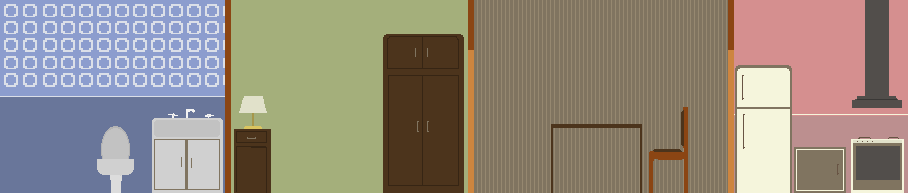
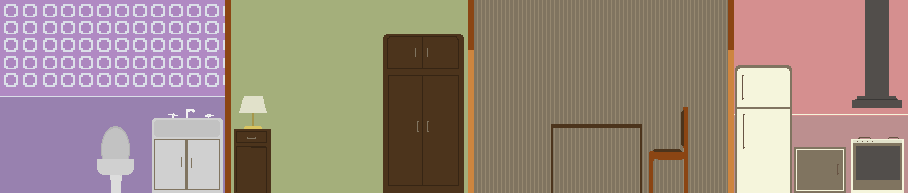
Comparing the layer stacks of the two 908x193 images. Changes:
painted on "bath_bg" over (0, 0, 225, 193)
added layer "Forma 1" above "mueble_abajo" over (0, 0, 225, 94)
